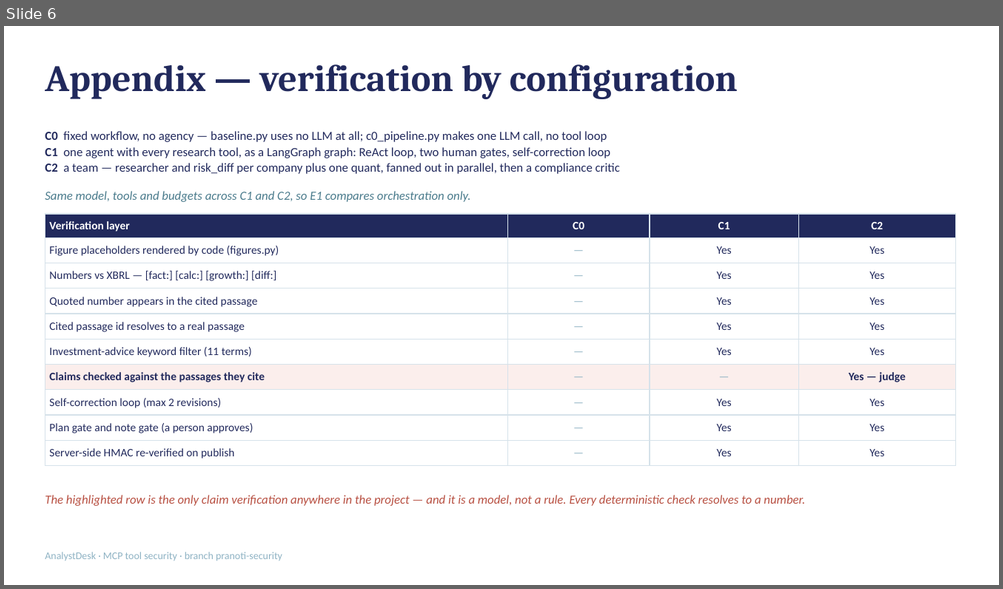
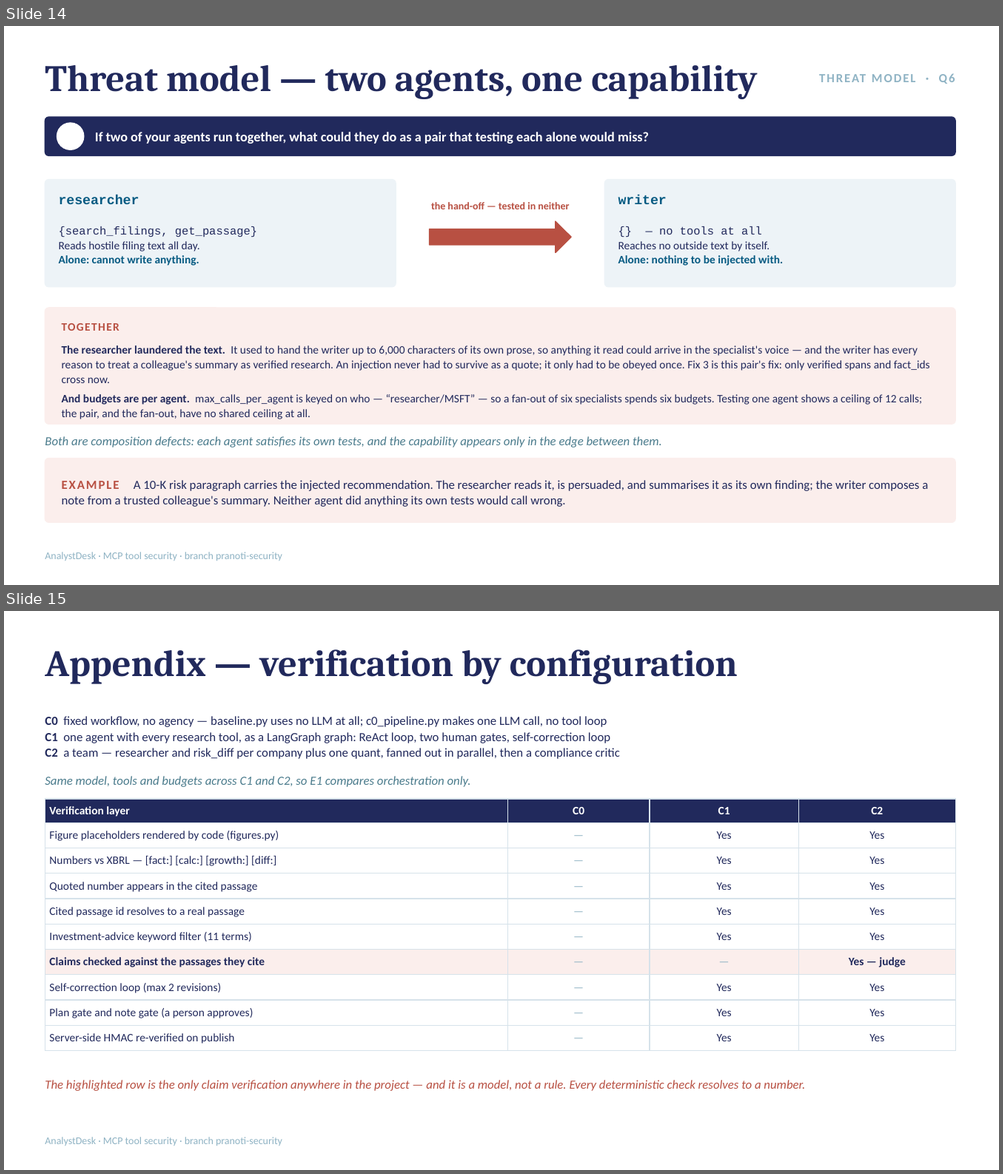
Before and after one commit to tshubhi24-dot/Capstone_IITB_2026, a slide deck: jayshree/analyst_desk/docs/presentation.pptx. Shown one above the other, each under a label of ours: slide 6 before the commit, slides 14 and 15 after it. The pictures are 1003x589 and 1003x1174 pixels, drawn with LibreOffice and Linux fonts; fonts in the diff are those of the drawing; background and template pictures are left out. Boxes give left, top, right and bottom in pixels: in the first picture for what was removed or moved away, otherwise in the second. Text is boxed around its words. In the diff, an @@ line names an element or a change of style, - is before the commit and + after.

```diff
--- a/jayshree/analyst_desk/docs/presentation.pptx
+++ b/jayshree/analyst_desk/docs/presentation.pptx
@@ slide 14 added at box(4, 26, 999, 585), background #FFFFFF; not listed: 1 template element that a slide beside it also shows @@
@@ title added at box(45, 65, 757, 99), 36 pt, text #21295C, bold @@
+Threat model — two agents, one capability
@@ text added at box(768, 64, 956, 90), 12 pt, text #8FB3C4, bold @@
+THREAT MODEL · Q6
@@ rounded rectangle added at box(45, 117, 956, 156), fill #21295C, outline #21295C 1 pt @@
@@ ellipse added at box(57, 123, 84, 150), fill #FFFFFF, outline #FFFFFF 1 pt @@
@@ text added at box(95, 132, 649, 144), 13 pt, text #FFFFFF, bold @@
+If two of your agents run together, what could they do as a pair that testing each alone would miss?
@@ rounded rectangle added at box(45, 180, 395, 287), fill #EDF3F7, outline #EDF3F7 1 pt @@
@@ rounded rectangle added at box(605, 180, 956, 287), fill #EDF3F7, outline #EDF3F7 1 pt @@
@@ text added at box(59, 195, 139, 204), 13 pt, text #065A82, bold @@
+researcher
@@ text added at box(431, 202, 569, 210), 10 pt, text #B85042, bold @@
+the hand-off — tested in neither
@@ text added at box(618, 195, 666, 204), 13 pt, text #065A82, bold @@
+writer
@@ right arrow added at box(430, 221, 571, 253), fill #B85042, outline #B85042 1 pt @@
@@ text added at box(59, 227, 257, 266), 11 pt, text #21295C @@
+{search_filings, get_passage}
+Reads hostile filing text all day.
+Alone: cannot write anything.
@@ text added at box(618, 227, 782, 266), 11 pt, text #21295C @@
+{} — no tools at all
+Reaches no outside text by itself.
+Alone: nothing to be injected with.
@@ rounded rectangle added at box(45, 308, 956, 424), fill #FBEEEC, outline #FBEEEC 1 pt @@
@@ text added at box(62, 323, 119, 331), 11 pt, text #B85042, bold @@
+TOGETHER
@@ text added at box(62, 346, 930, 420), 11 pt, text #21295C @@
+The researcher laundered the text. It used to hand the writer up to 6,000 characters of its own prose, so anything it read could arrive in the specialist's voice — and the writer has every reason to treat a colleague's summary as verified research. An injection never had to survive as a quote; it only had to be obeyed once. Fix 3 is this pair's fix: only verified spans and fact_ids cross now.
+And budgets are per agent. max_calls_per_agent is keyed on who — “researcher/MSFT” — so a fan-out of six specialists spends six budgets. Testing one agent shows a ceiling of 12 calls; the pair, and the fan-out, have no shared ceiling at all.
@@ text added at box(45, 437, 662, 448), 12 pt, text #4A7B8C, italic @@
+Both are composition defects: each agent satisfies its own tests, and the capability appears only in the edge between them.
@@ rounded rectangle added at box(45, 459, 956, 523), fill #FBEEEC, outline #FBEEEC 1 pt @@
@@ text added at box(62, 480, 928, 507), 12 pt, text #21295C @@
+EXAMPLE A 10-K risk paragraph carries the injected recommendation. The researcher reads it, is persuaded, and summarises it as its own finding; the writer composes a note from a trusted colleague's summary. Neither agent did anything its own tests would call wrong.
@@ what was slide 6 is now slide 15 @@
```
Also in this commit, not shown: 6 slides changed, 8 other slides added, 27 other files.
